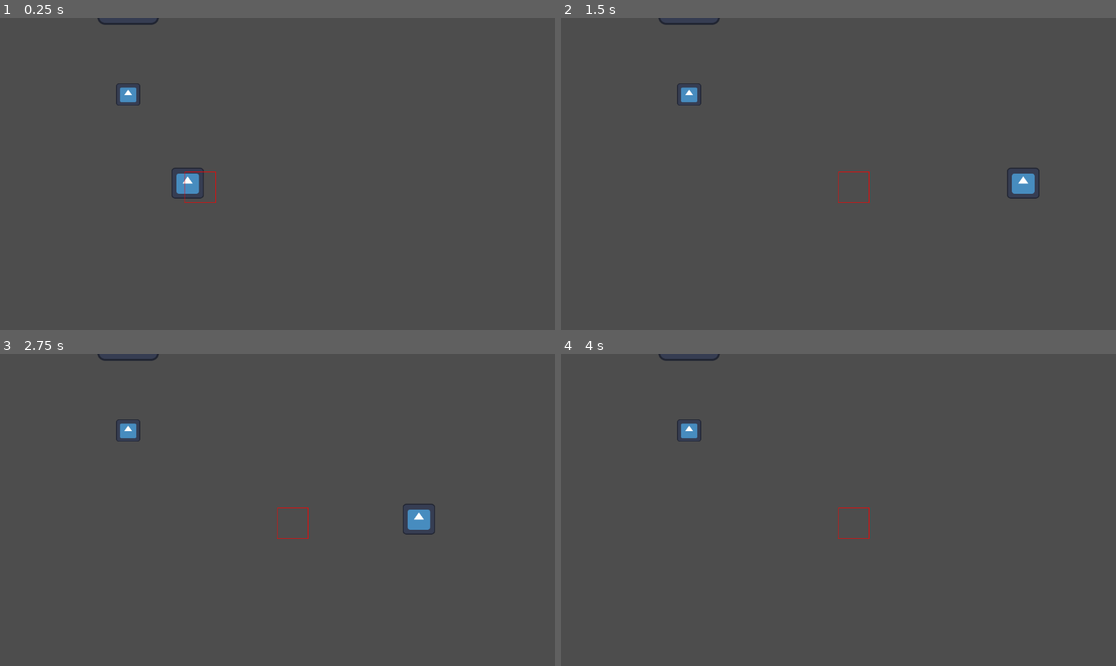
Above: before the commit, frames 1-4 (two rows, left to right).
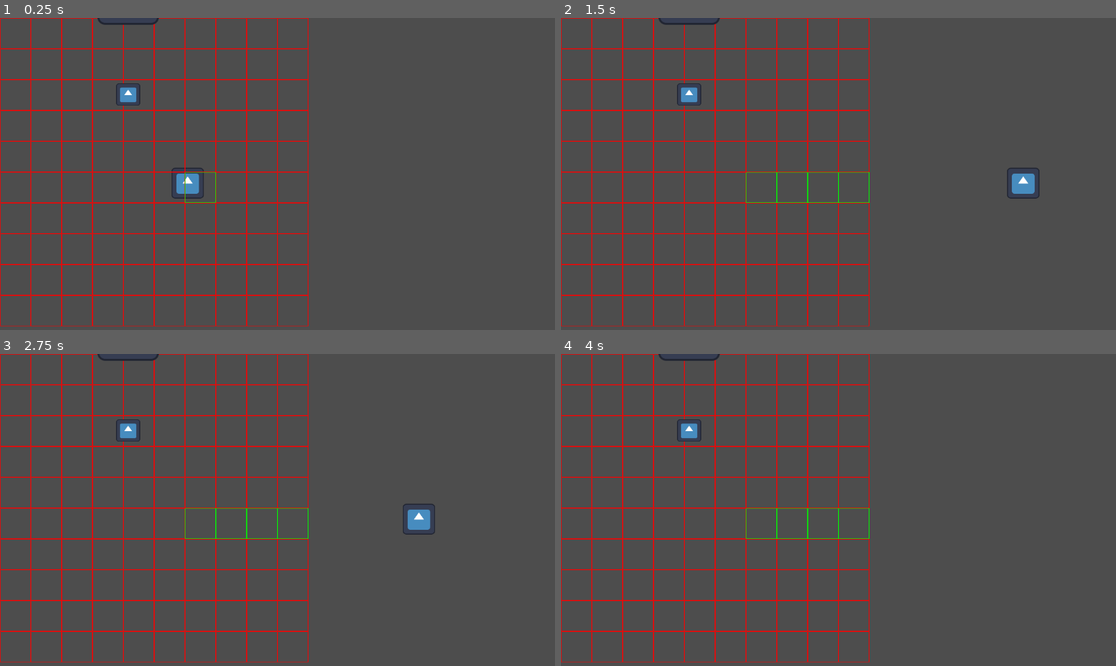
Above: after the commit, the same moments.

Repository: imanninen/test_godot
Game: Godot game, scene res://first_scene.tscn
The game is run twice, just before and just after one commit, with the same random seed, the same clock (stepped at 60 frames per second) and the same inputs. The engine's default icon, where the game draws it, is replaced by a stand-in: a white triangle on a blue panel in a dark square.
Inputs:
- Up to frame 1 (0.25 s): no input
- Up to frame 2 (1.5 s): tap Enter (ui_accept) at 0.5, 0.77 s; hold D (right) from 0.53 s (still down)
- Up to frame 3 (2.75 s): tap Enter (ui_accept) at 1.52 s; release D (right) at 2.03 s; hold A (left) from 2.03 s (still down)
- Up to frame 4 (4 s): release A (left) at 2.78 s; hold D (right) from 2.78 s (still down); tap Enter (ui_accept) at 3.02, 3.77 s

The runs differ from the first frame. In frame 1, 4.7% of the frame differs, in the area x 0-56%, y 0-99%; in frame 2, 4.7%; in frame 3, 4.7%; in frame 4, 4.7%.

Commit message:
draw all cells and mark them visited they are or not

Diff:
--- a/root_script.gd
+++ b/root_script.gd
@@ -26,11 +26,18 @@
 		cell_x = pos_x_div
 		cell_y = pos_y_div
 		current_cell = new_current_cell
+		field[pos_x_div][pos_y_div].is_touched = true
 		queue_redraw()
 
 func _draw():
-	draw_rect(Rect2(cell_x*64, cell_y*64, 64, 64), Color.RED, false)
+
 	print(cell_x, cell_y)
+	for i in range(10):
+		for j in range(10):
+			if field[i][j].is_touched:
+				draw_rect(Rect2(i*64 + 1, j*64 + 1, 63, 63), Color.GREEN, false)
+			else:
+				draw_rect(Rect2(i*64 + 1, j*64 + 1, 63, 63), Color.RED, false)
 
 func init_field():
 	for i in range(10):
@@ -38,8 +45,10 @@
 		for j in range(10):
 			var tmpCell = Cell.new(false, str(i) + "-" + str(j))
 			tmpArr.append(tmpCell)
+
 		field.append(tmpArr)
-
+	cell_x = 0
+	cell_y = 0
 
 class Cell:
 	var is_touched: bool
